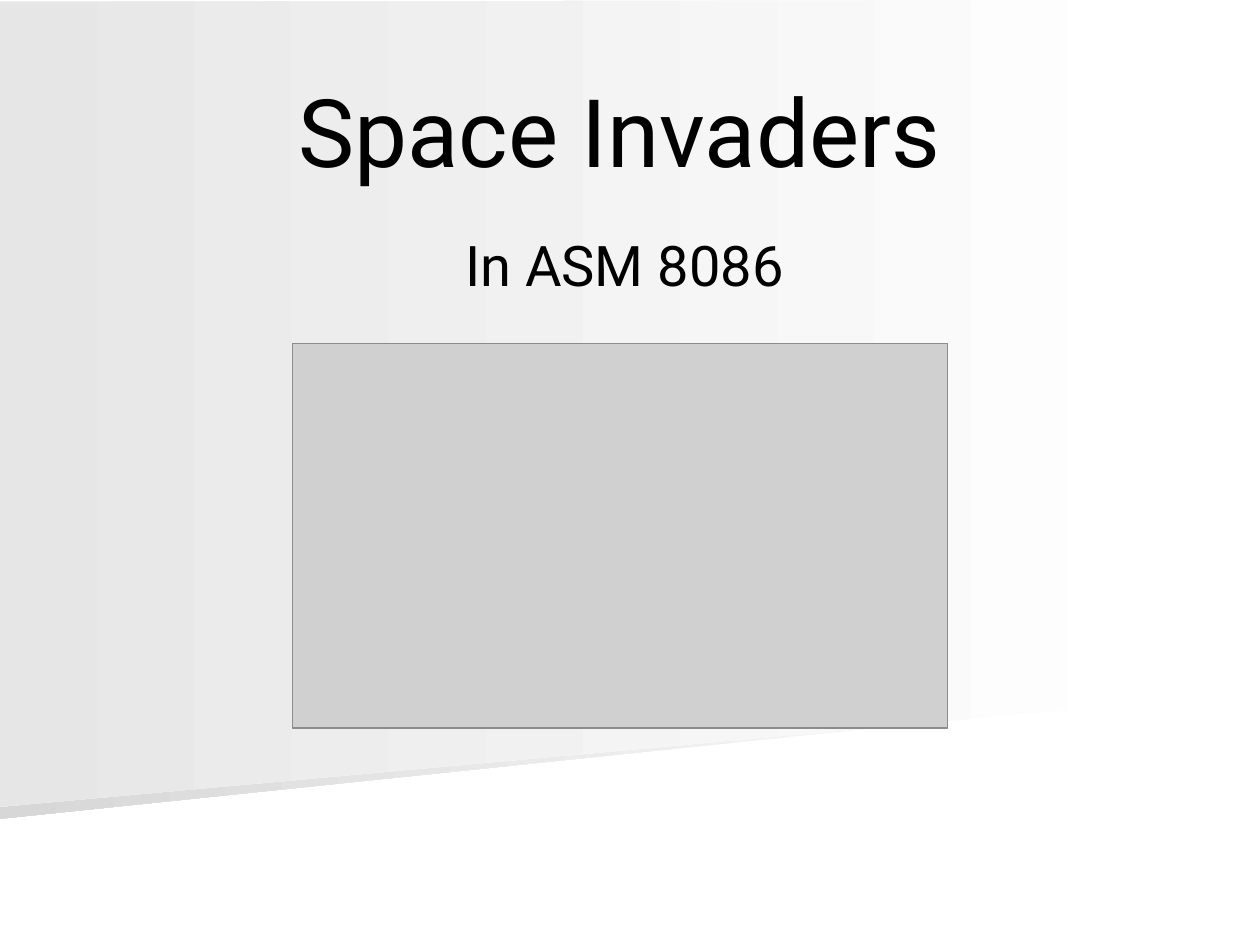
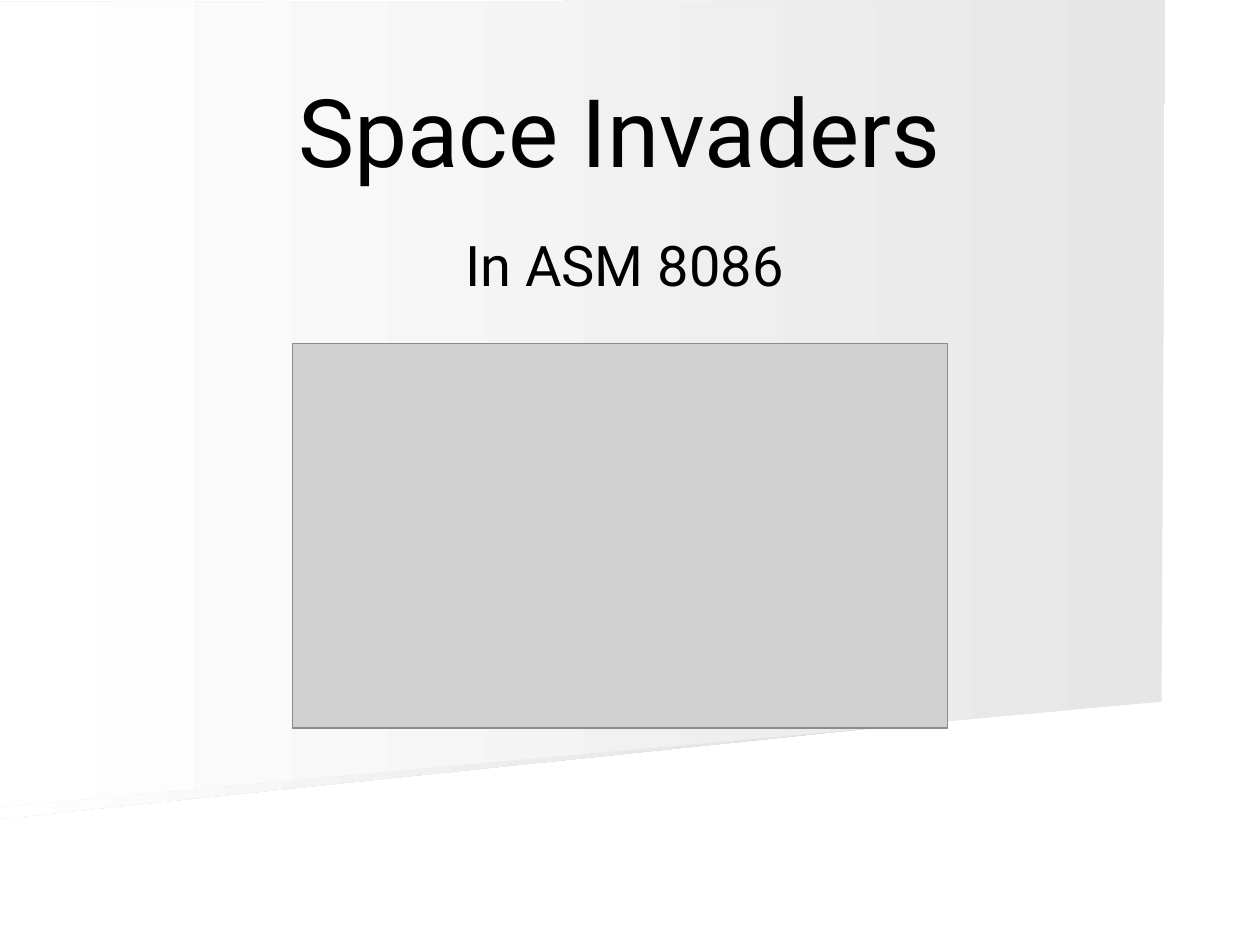
Before and after one commit to angryzor/space_invaders_8086, a slide deck: slide 2 of Presentatie.ppt. Drawn at 1260x945 pixels with LibreOffice and Linux fonts; fonts in the diff are those of the drawing; grey boxes stand for pictures. Boxes give left, top, right and bottom in pixels: in the first picture for what was removed or moved away, otherwise in the second. Text is boxed around its words. In the diff, an @@ line names an element or a change of style, - is before the commit and + after.

```diff
--- a/Presentatie.ppt
+++ b/Presentatie.ppt
@@ freeform shape at box(0, 0, 1166, 806): fill gradient #FFFFFF to #E6E6E6 to gradient #E6E6E6 to #FFFFFF @@
@@ subtitle "In ASM 8086" at box(465, 245, 784, 287): indent changed @@
@@ freeform shape at box(0, 315, 1128, 819): fill gradient #FFFFFF to #D7D7D7 to gradient #D7D7D7 to #FFFFFF @@
```
Also in this commit, not shown: 45 other slides changed, 1 slide added.
